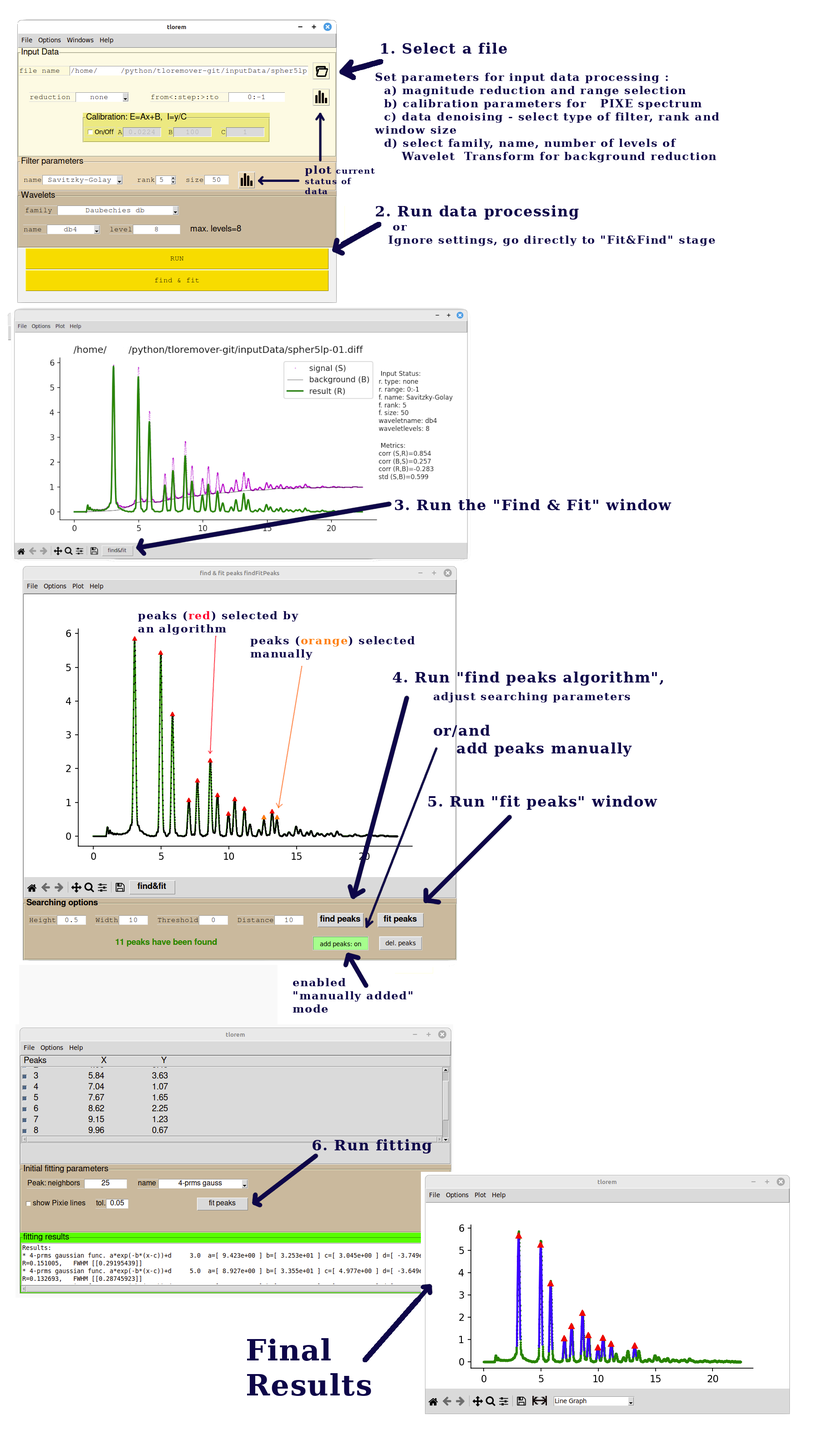
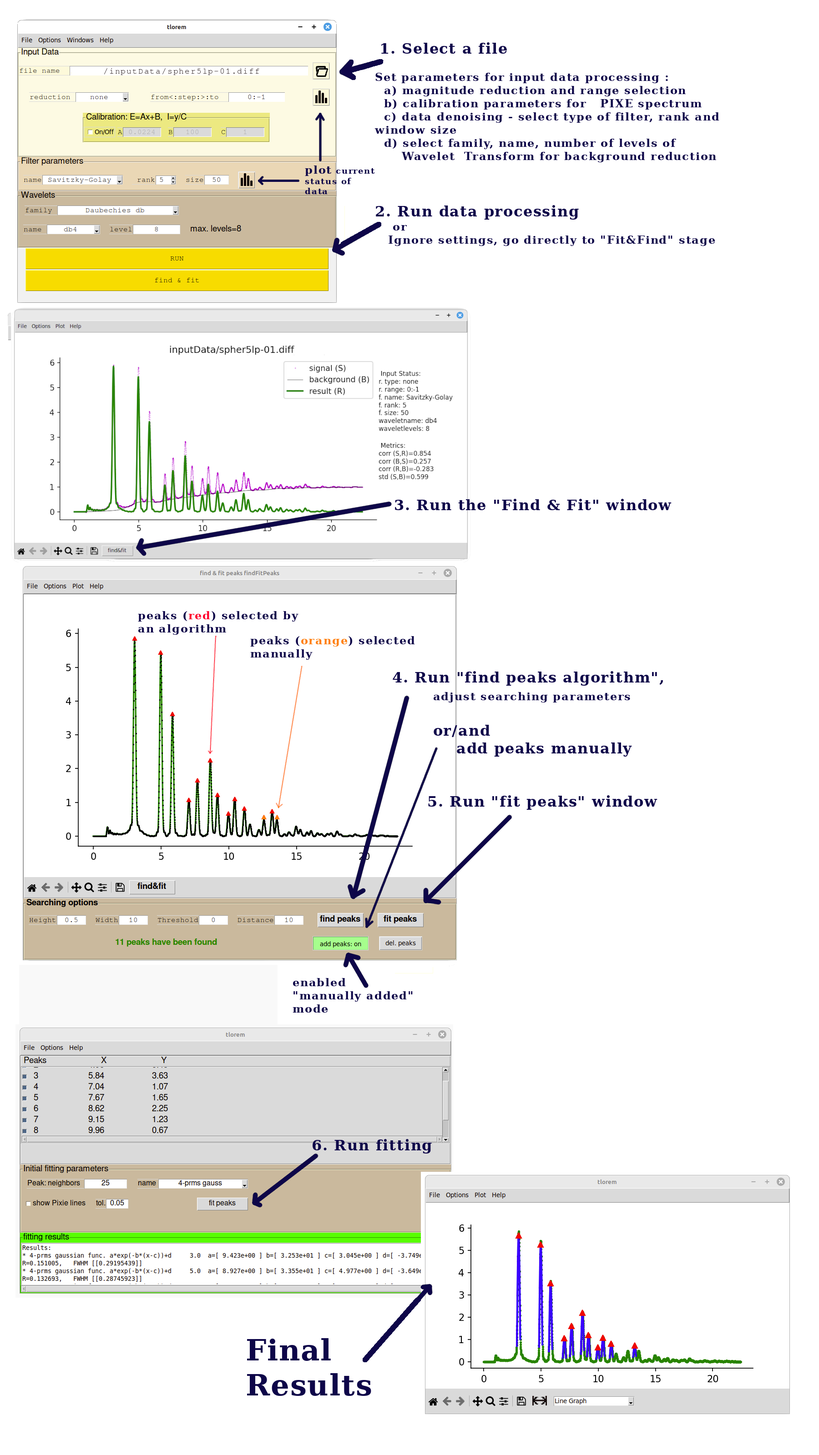
Layer changes from the first 819 × 1455 image to the second:
added layer "/inputData/spher5lp-01.diff" above "Wklejona warstwa" over (x1=104, y1=68, x2=260, y2=76)
painted on "Wklejona warstwa" over (x1=71, y1=67, x2=364, y2=356)
